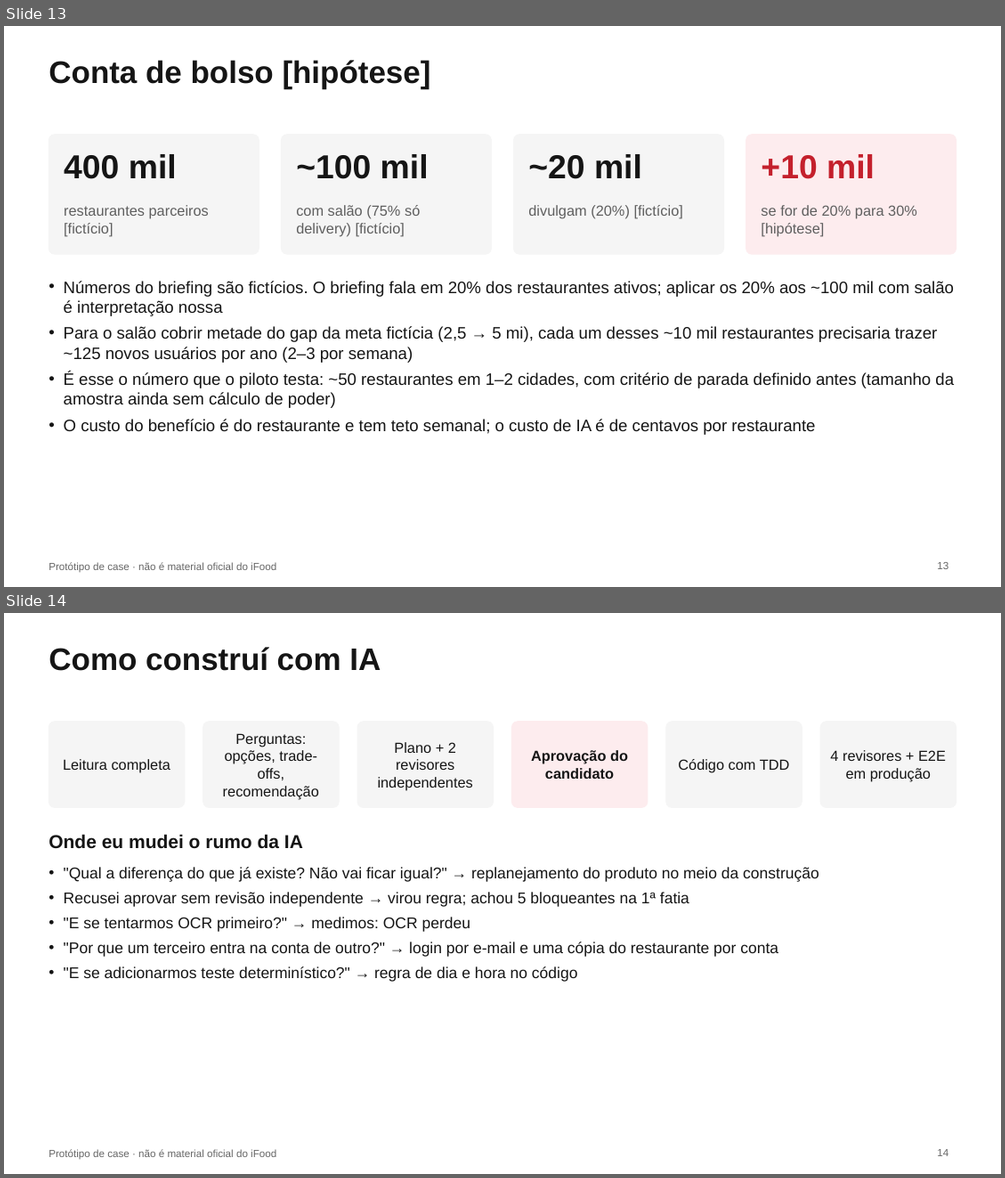
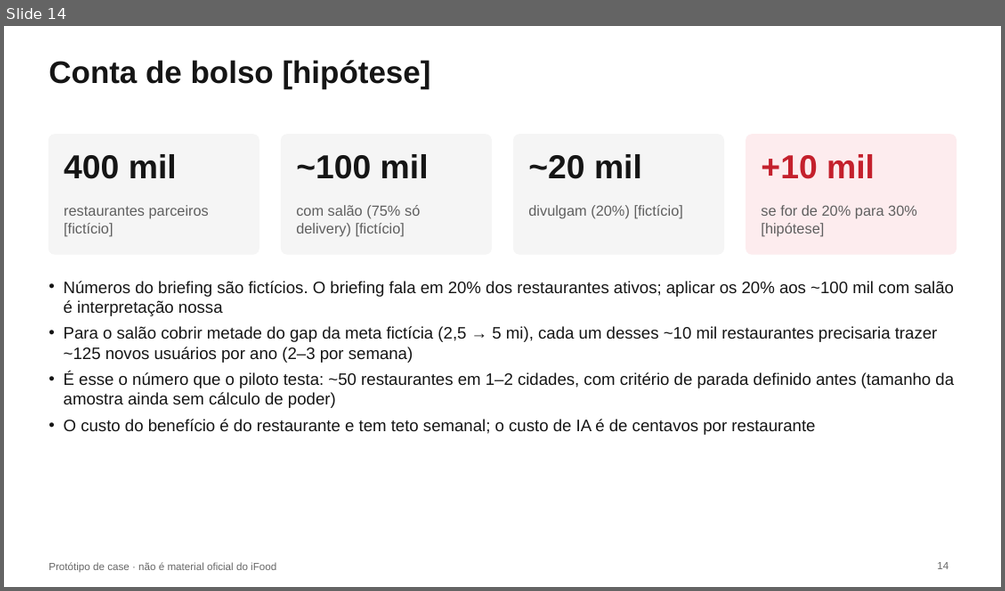
Before and after one commit to mateusferrao/comer-fora-no-salao, a slide deck: docs/entrega/apresentacao.pptx. Shown one above the other, each under a label of ours: slides 13 and 14 before the commit, slide 14 after it. The pictures are 1005x1178 and 1005x591 pixels, drawn with LibreOffice and Linux fonts; fonts in the diff are those of the drawing. Boxes give left, top, right and bottom in pixels: in the first picture for what was removed or moved away, otherwise in the second. Text is boxed around its words. In the diff, an @@ line names an element or a change of style, - is before the commit and + after.

```diff
--- a/docs/entrega/apresentacao.pptx
+++ b/docs/entrega/apresentacao.pptx
@@ slide 14 removed at box(4, 613, 1001, 1174), background #FFFFFF; not listed: 1 template element that a slide beside it also shows @@
@@ title removed at box(48, 647, 380, 671) @@
-Como construí com IA
@@ rounded rectangle removed at box(48, 722, 184, 807) @@
@@ rounded rectangle removed at box(202, 722, 339, 807) @@
@@ text removed at box(223, 733, 319, 799) @@
-Perguntas: opções, trade-offs, recomendação
@@ rounded rectangle removed at box(357, 722, 493, 807) @@
@@ text removed at box(378, 742, 473, 790) @@
-Plano + 2 revisores independentes
@@ rounded rectangle removed at box(512, 722, 647, 807) @@
@@ rounded rectangle removed at box(666, 722, 802, 807) @@
@@ rounded rectangle removed at box(821, 722, 956, 807) @@
@@ text removed at box(63, 759, 170, 773) @@
-Leitura completa
@@ text removed at box(531, 750, 628, 779) @@
-Aprovação do candidato
@@ text removed at box(678, 759, 790, 773) @@
-Código com TDD
@@ text removed at box(830, 750, 946, 782) @@
-4 revisores + E2E em produção
@@ text removed at box(48, 834, 303, 849) @@
-Onde eu mudei o rumo da IA
@@ text removed at box(64, 867, 819, 981) @@
-• "Qual a diferença do que já existe? Não vai ficar igual?" → replanejamento do produto no meio da construção
-• Recusei aprovar sem revisão independente → virou regra; achou 5 bloqueantes na 1ª fatia
-• "E se tentarmos OCR primeiro?" → medimos: OCR perdeu
-• "Por que um terceiro entra na conta de outro?" → login por e-mail e uma cópia do restaurante por conta
-• "E se adicionarmos teste determinístico?" → regra de dia e hora no código
@@ page number removed at box(937, 1149, 948, 1156) @@
-14
@@ what was slide 13 is now slide 14 @@
@@ page number at box(937, 562, 948, 569): text changed @@
-13
+14
```
Also in this commit, not shown: 2 slides changed, 1 slide added, 6 other files.
